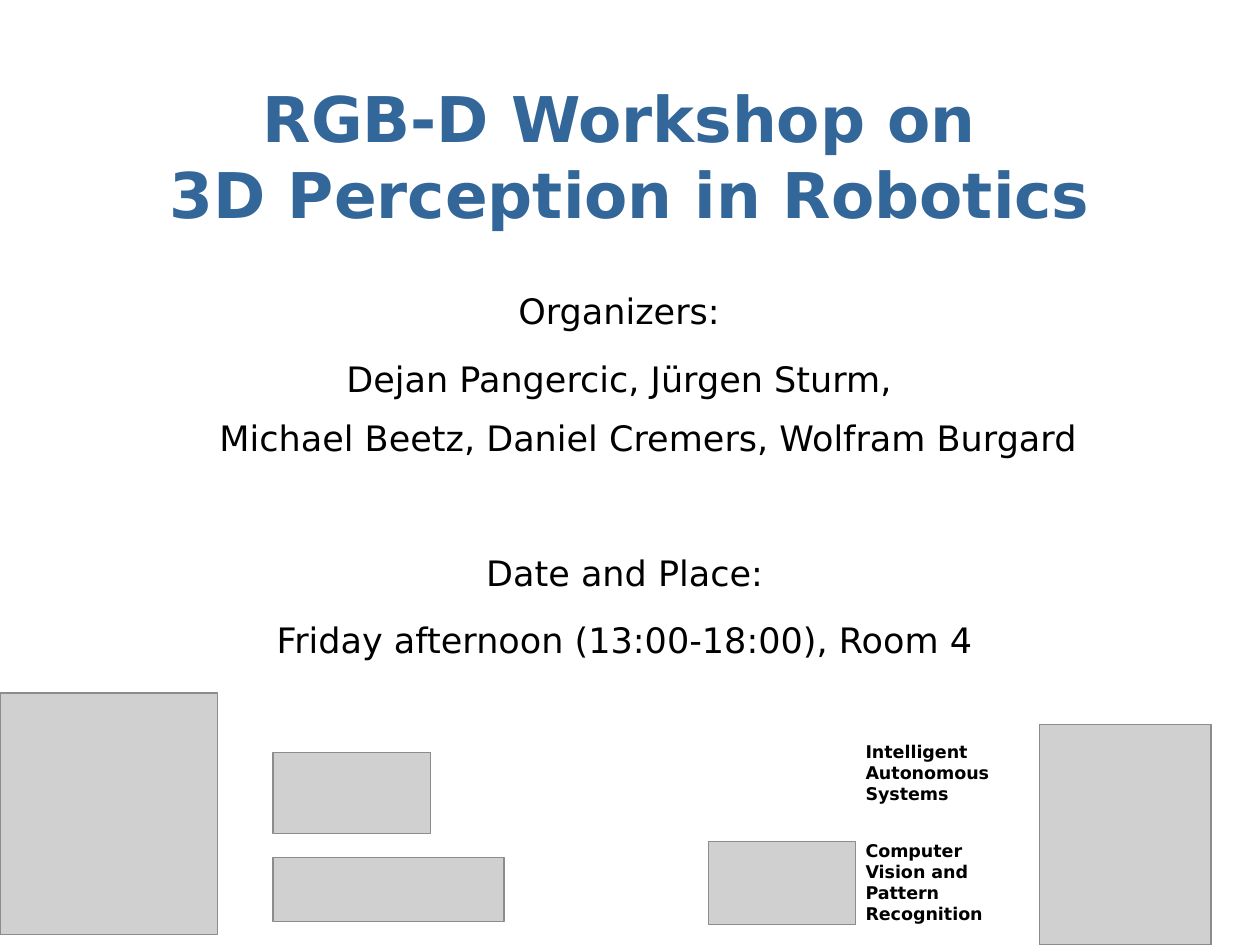
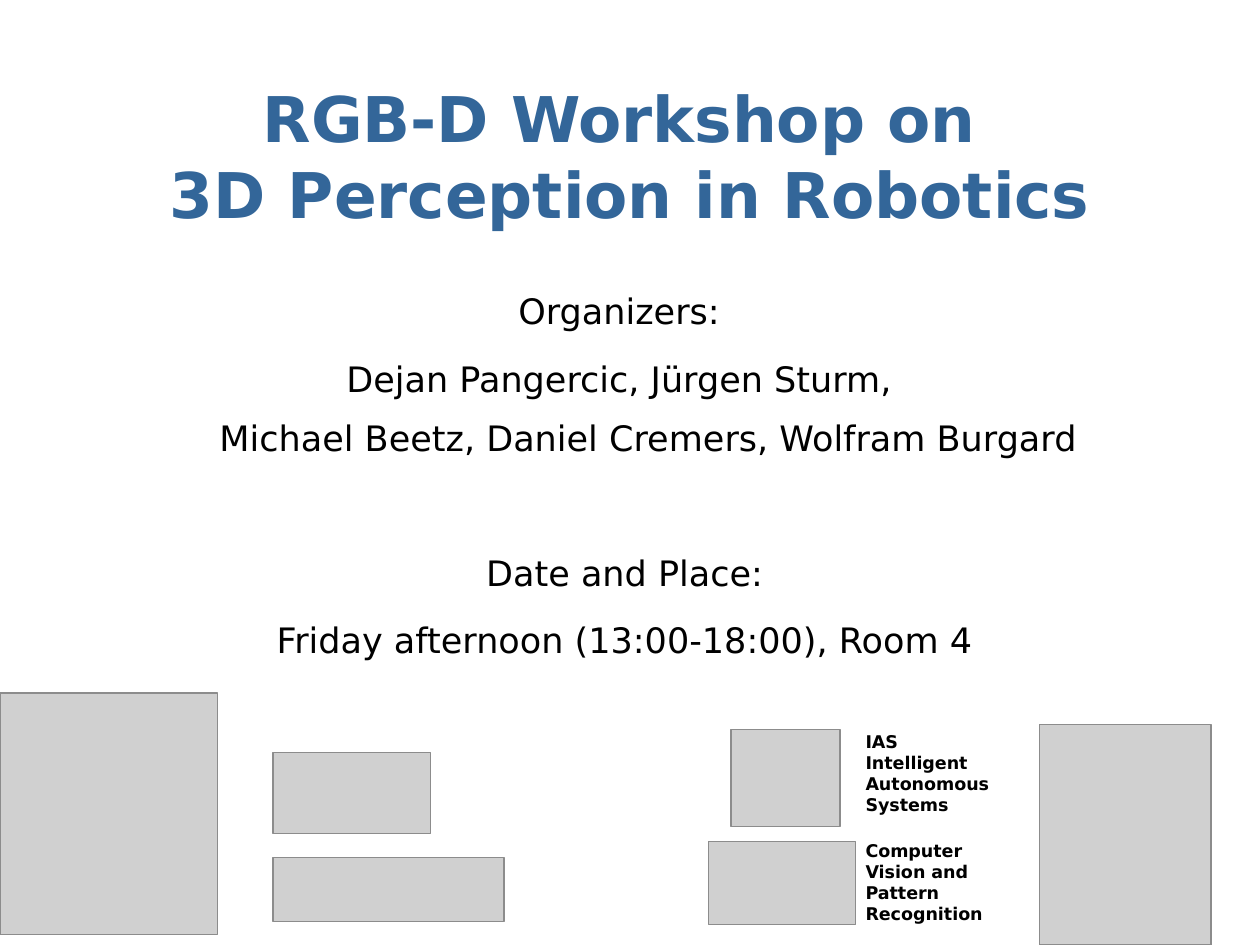
Before and after one commit to dejanpan/rgbd2011, a slide deck: slide 1 of presentations/sturm11rgbd.ppt. Drawn at 1260x945 pixels with LibreOffice and Linux fonts; fonts in the diff are those of the drawing; grey boxes stand for pictures. Boxes give left, top, right and bottom in pixels: in the first picture for what was removed or moved away, otherwise in the second. Text is boxed around its words. In the diff, an @@ line names an element or a change of style, - is before the commit and + after.

Commit message:
update logo

```diff
--- a/presentations/sturm11rgbd.ppt
+++ b/presentations/sturm11rgbd.ppt
@@ picture added at bbox=[731, 730, 839, 827] @@
@@ text "IAS": place and size @@
-text "IAS" at bbox=[866, 745, 990, 804]
+text "IAS" at bbox=[866, 735, 990, 815]
@@ text at bbox=[866, 735, 899, 749]: paragraph added @@
+IAS
```
